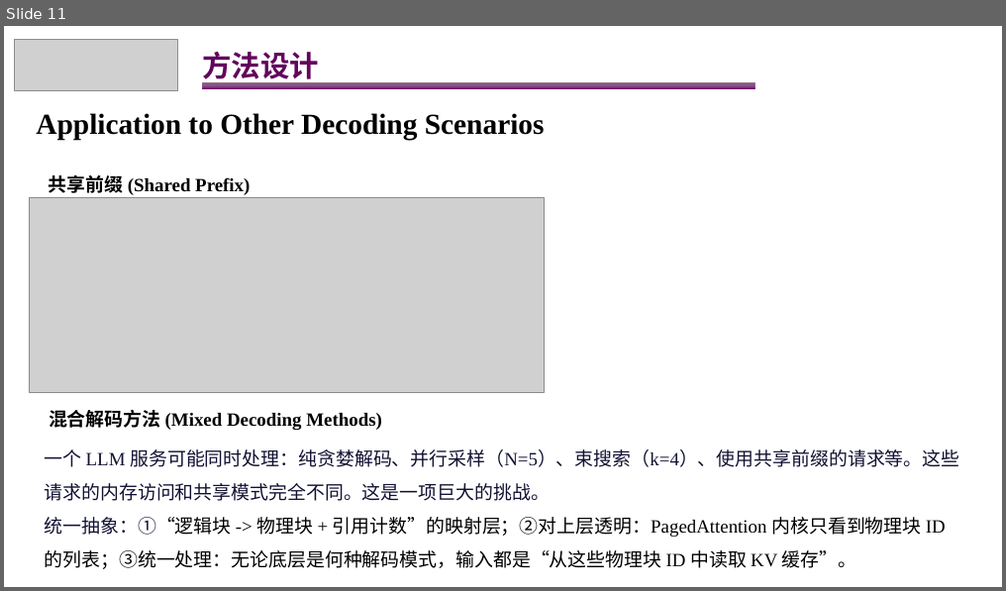
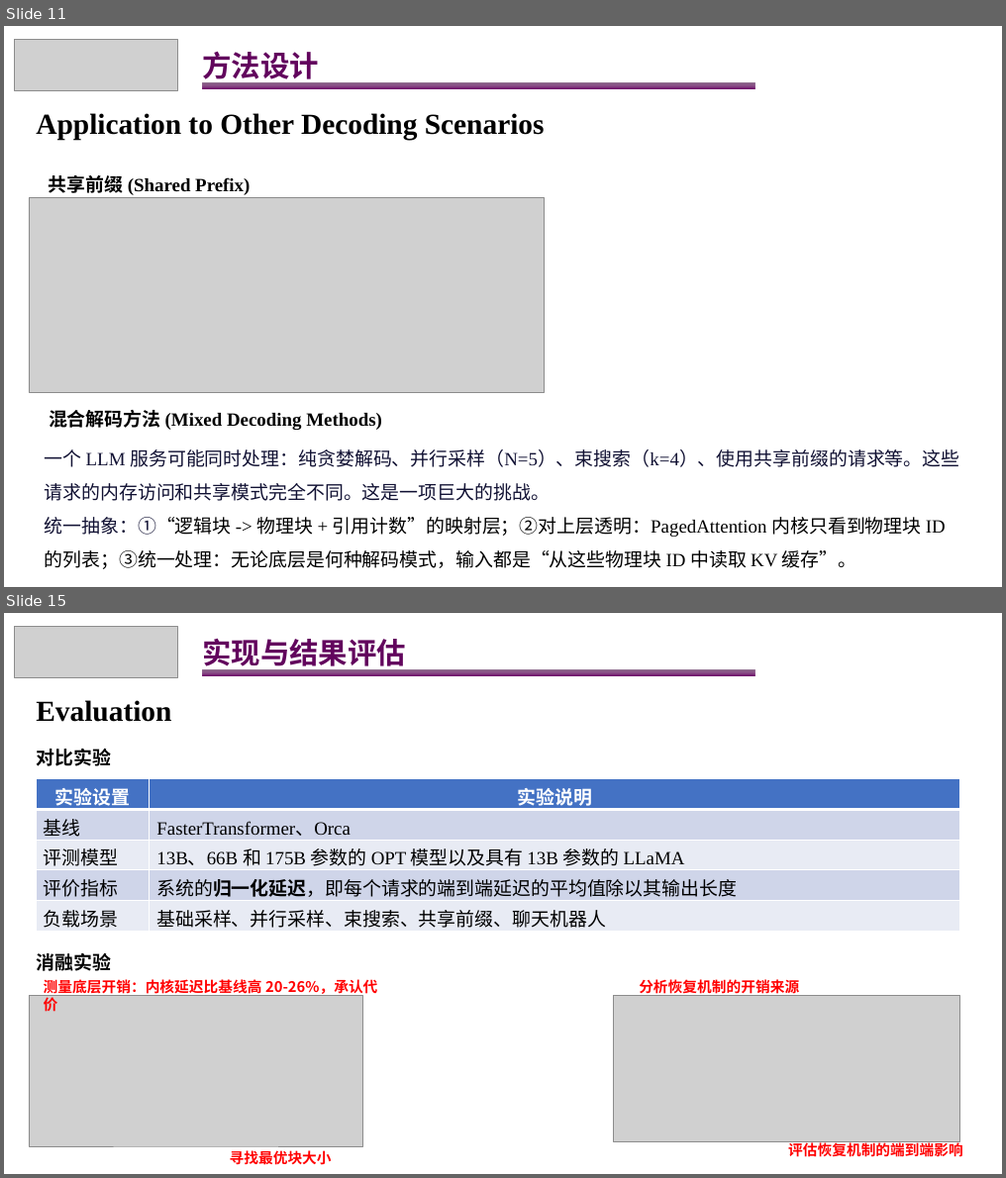
Before and after one commit to lingebeng/Paper-Reading, a slide deck: AI-Infra/vLLM/vllm-PageAttention.pptx. Shown one above the other, each under a label of ours: slide 11 before the commit, slides 11 and 15 after it; the slides between them are not shown. The pictures are 1006x591 and 1006x1178 pixels, drawn with LibreOffice and Linux fonts; fonts in the diff are those of the drawing; grey boxes stand for pictures. Boxes give left, top, right and bottom in pixels: in the first picture for what was removed or moved away, otherwise in the second. Text is boxed around its words. In the diff, an @@ line names an element or a change of style, - is before the commit and + after.

Commit message:
[feat] 完成方法设计的解读，并概要了实验与结果评估

```diff
--- a/AI-Infra/vLLM/vllm-PageAttention.pptx
+++ b/AI-Infra/vLLM/vllm-PageAttention.pptx
@@ slide 15 added at [4,613,1002,1174], background #FFFFFF @@
@@ picture added at [15,626,177,677] @@
@@ text added at [202,638,406,671], 28 pt, text #62055D, bold @@
+实现与结果评估
@@ rectangle added at [202,669,754,676], fill gradient #3E003C to #590055 to #690064 @@
@@ text added at [36,700,171,722], 28 pt, text #000000, bold @@
+Evaluation
@@ text added at [36,749,111,766], 18 pt, text #000000, bold @@
+对比实验
@@ table added at [37,779,960,932], 5 rows, 2 columns @@
+实验设置 | 实验说明
+基线 | FasterTransformer、Orca
+评测模型 | 13B、66B 和 175B 参数的 OPT 模型以及具有 13B 参数的 LLaMA
+评价指标 | 系统的归一化延迟，即每个请求的端到端延迟的平均值除以其输出长度
+负载场景 | 基础采样、并行采样、束搜索、共享前缀、聊天机器人
@@ text added at [36,954,111,971], 18 pt, text #000000, bold @@
+消融实验
@@ picture added at [29,995,362,1147] @@
@@ text added at [44,978,377,1011], 14 pt, text #FF0000, bold @@
+测量底层开销：内核延迟比基线高 20-26%，承认代价
@@ picture added at [614,995,960,1143] @@
@@ text added at [639,978,799,997], 14 pt, text #FF0000, bold @@
+分析恢复机制的开销来源
@@ text added at [788,1141,963,1159], 14 pt, text #FF0000, bold @@
+评估恢复机制的端到端影响
@@ text added at [230,1151,332,1165], 14 pt, text #FF0000, bold @@
+寻找最优块大小
```
Also in this commit, not shown: 5 slides changed, 2 other slides added.
